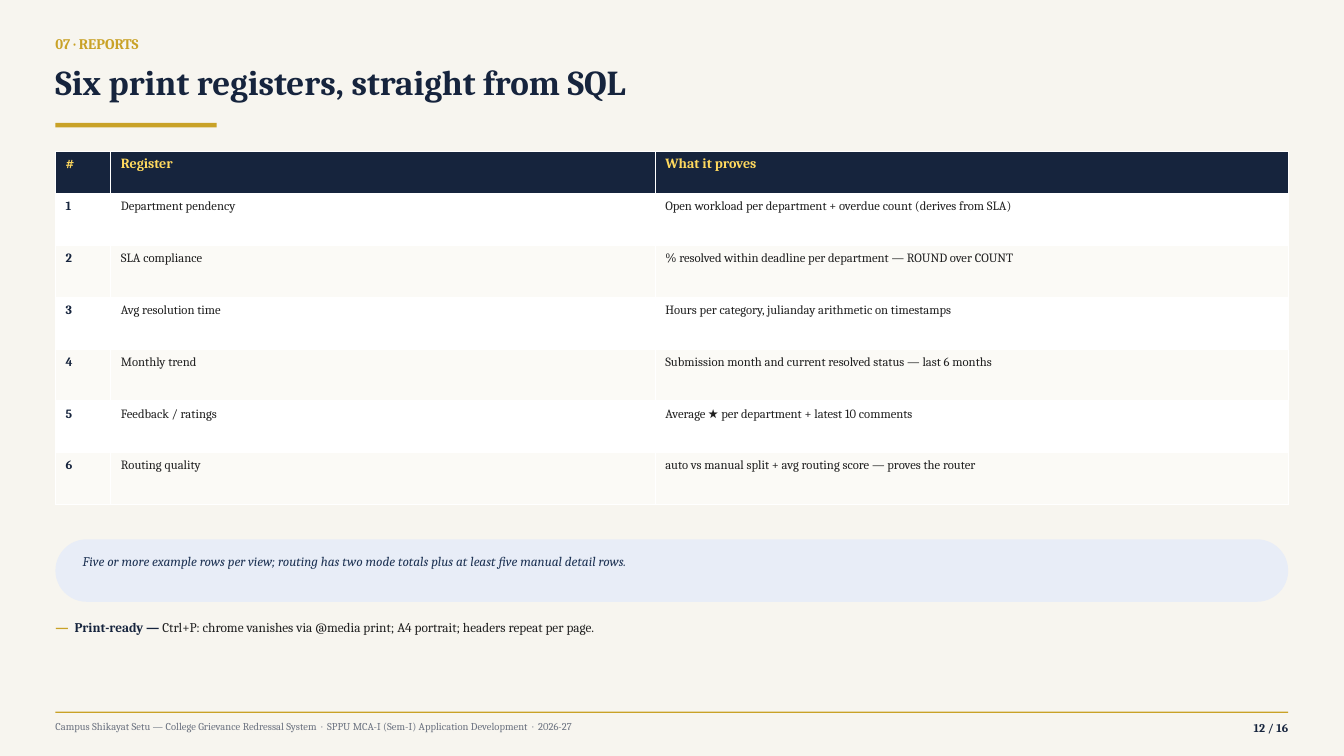
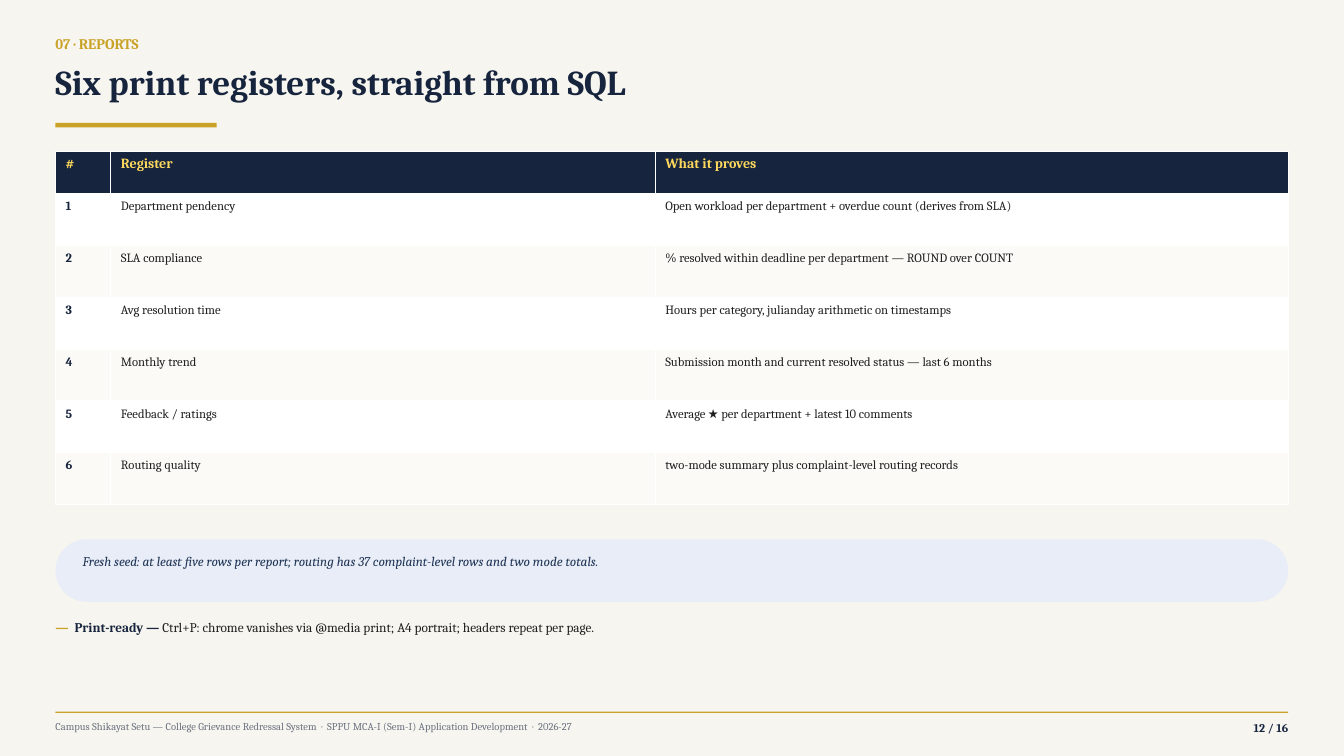
Before and after one commit to Yashwant-git392/Yashwant-git392, a slide deck: slide 12 of shikayat-setu/presentation/CampusShikayatSetu_MCA-Mini-Project_Review.pptx. Drawn at 1344x756 pixels with LibreOffice and Linux fonts; fonts in the diff are those of the drawing. Boxes give left, top, right and bottom in pixels: in the first picture for what was removed or moved away, otherwise in the second. Text is boxed around its words. In the diff, an @@ line names an element or a change of style, - is before the commit and + after.

Commit message:
Strengthen review documentation and routing report

```diff
--- a/shikayat-setu/presentation/CampusShikayatSetu_MCA-Mini-Project_Review.pptx
+++ b/shikayat-setu/presentation/CampusShikayatSetu_MCA-Mini-Project_Review.pptx
@@ table at bbox=[55, 151, 1289, 505] @@
-row 7, column 3: auto vs manual split + avg routing score — proves the router
+row 7, column 3: two-mode summary plus complaint-level routing records
@@ text at bbox=[83, 556, 599, 569]: text changed @@
-Five or more example rows per view; routing has two mode totals plus at least five manual detail rows.
+Fresh seed: at least five rows per report; routing has 37 complaint-level rows and two mode totals.
```
Also in this commit, not shown: 8 other slides changed, 39 other files.
